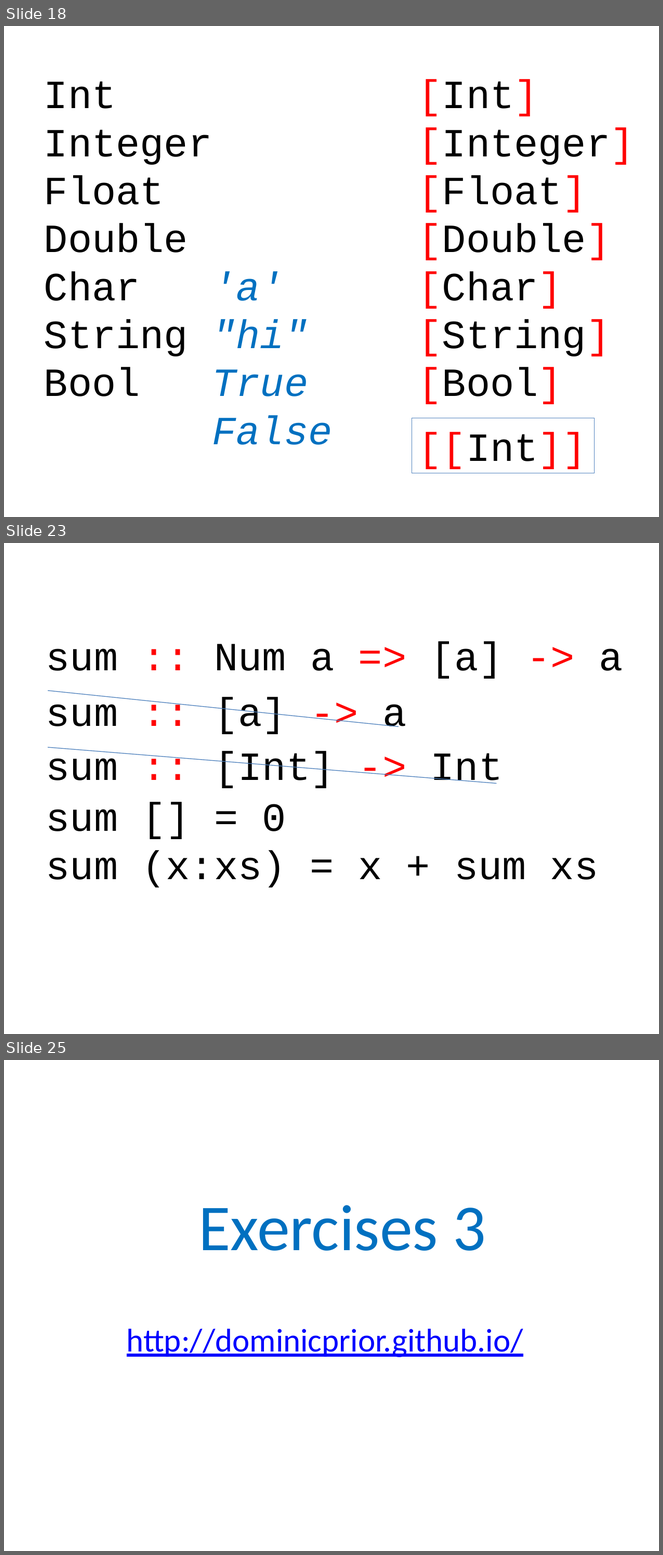
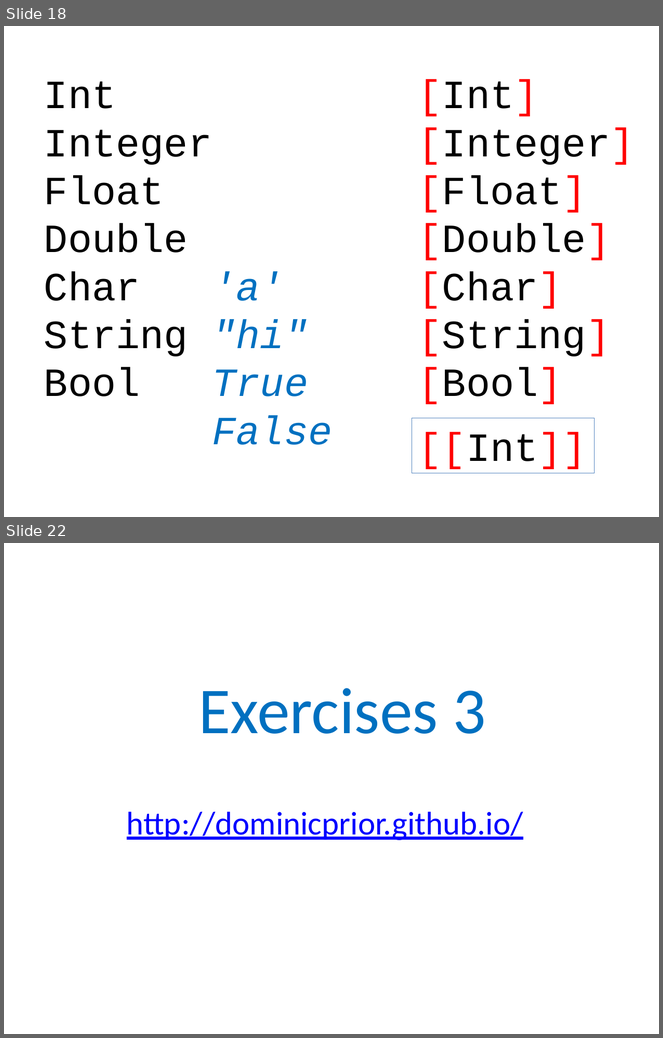
Before and after one commit to dominicprior/beginning-haskell-course, a slide deck: beginning-haskell.pptx. Shown one above the other, each under a label of ours: slides 18, 23 and 25 before the commit, slides 18 and 22 after it; the slides between them are not shown. The pictures are 663x1555 and 663x1038 pixels, drawn with LibreOffice and Linux fonts; fonts in the diff are those of the drawing. Boxes give left, top, right and bottom in pixels: in the first picture for what was removed or moved away, otherwise in the second. Text is boxed around its words. In the diff, an @@ line names an element or a change of style, - is before the commit and + after.

```diff
--- a/beginning-haskell.pptx
+++ b/beginning-haskell.pptx
@@ slide 23 removed at [4,543,659,1034], background #FFFFFF @@
@@ text removed at [46,642,623,679] @@
-sum :: Num a => [a] -> a
@@ text removed at [46,697,406,734] @@
-sum :: [a] -> a
@@ line removed from (48, 691) to (399, 727) @@
@@ text removed at [46,752,503,788] @@
-sum :: [Int] -> Int
@@ line removed from (48, 747) to (497, 783) @@
@@ text removed at [46,804,598,888] @@
-sum [] = 0
-sum (x:xs) = x + sum xs
@@ what was slide 25 is now slide 22 @@
```
Also in this commit, not shown: 4 slides changed, 1 slide added, 3 other slides removed.
